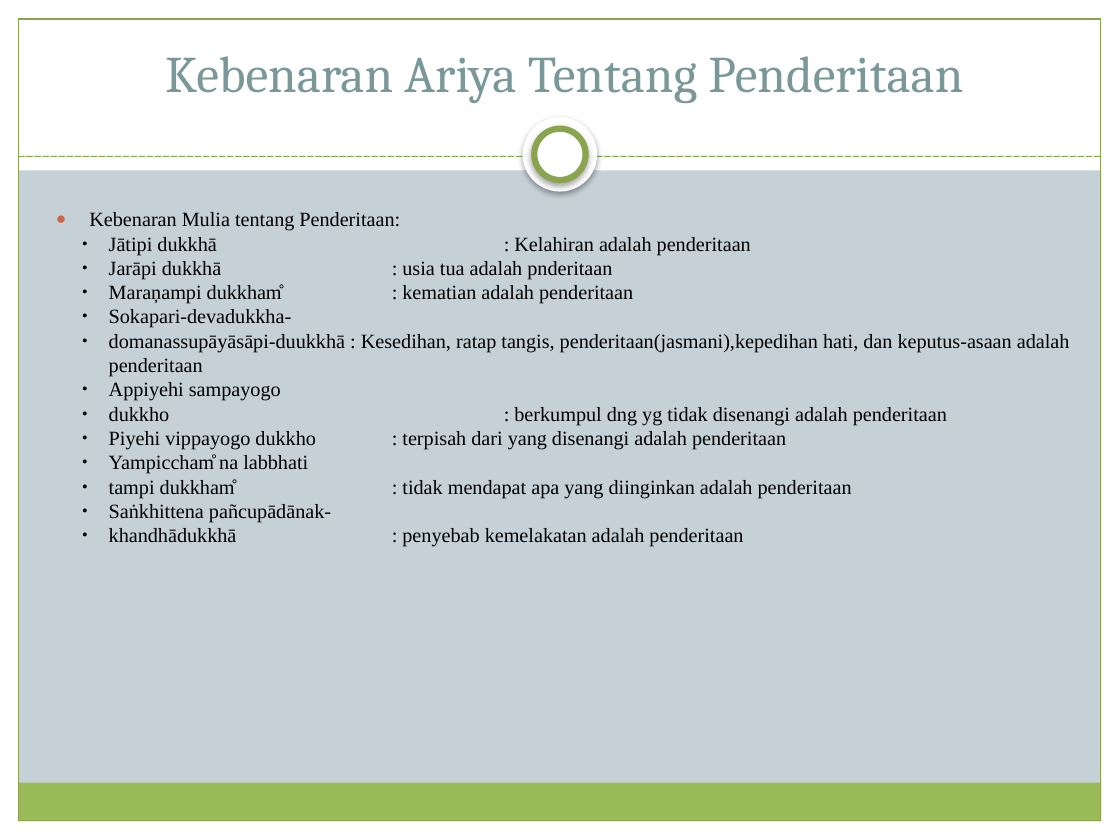
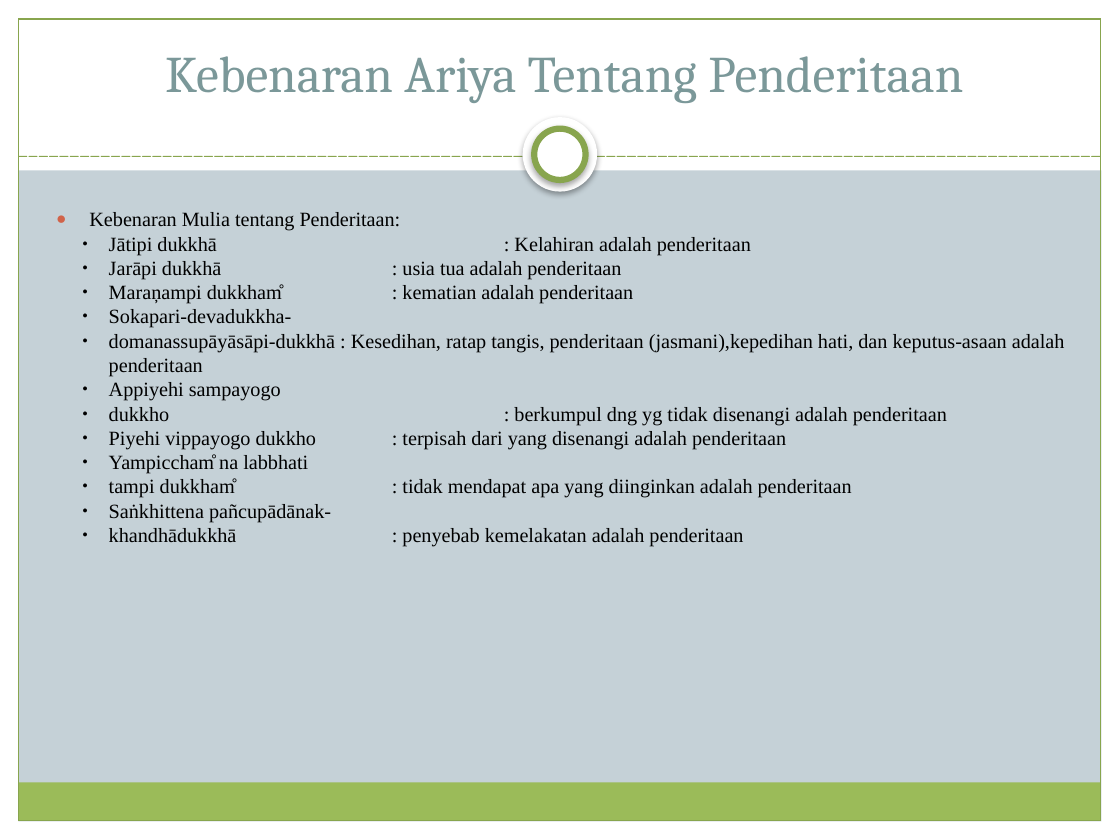
Before and after one commit to Galang23/galang23.github.io, a slide deck: slide 3 of tugas-sekolah/Agama/Khotbah Pertama.pptx (slide 4 before the commit). Drawn at 1120x840 pixels with LibreOffice and Linux fonts; fonts in the diff are those of the drawing. Boxes give left, top, right and bottom in pixels: in the first picture for what was removed or moved away, otherwise in the second. Text is boxed around its words. In the diff, an @@ line names an element or a change of style, - is before the commit and + after.

```diff
--- a/tugas-sekolah/Agama/Khotbah Pertama.pptx
+++ b/tugas-sekolah/Agama/Khotbah Pertama.pptx
@@ text at [109,261,621,279]: text changed @@
-  ● Jarāpi dukkhā : usia tua adalah pnderitaan
+  ● Jarāpi dukkhā : usia tua adalah penderitaan
@@ text at [109,309,1065,425]: text changed @@
-  ● Sokapari-devadukkha-
-    domanassupāyāsāpi-duukkhā : Kesedihan, ratap tangis, penderitaan(jasmani),kepedihan hati, dan keputus-asaan adalah penderitaan
-  ● Appiyehi sampayogo
-    dukkho : berkumpul dng yg tidak disenangi adalah penderitaan
+  ● Sokapari-devadukkha-
+  ● domanassupāyāsāpi-dukkhā : Kesedihan, ratap tangis, penderitaan (jasmani),kepedihan hati, dan keputus-asaan adalah penderitaan
+  ● Appiyehi sampayogo
+  ● dukkho : berkumpul dng yg tidak disenangi adalah penderitaan
@@ text at [109,454,852,547]: text changed @@
-  ● Yampiccham̊ na labbhati
-    tampi dukkham̊ : tidak mendapat apa yang diinginkan adalah penderitaan
-  ● Saṅkhittena pañcupādānak-
-    khandhādukkhā : penyebab kemelakatan adalah penderitaan
+  ● Yampiccham̊ na labbhati
+  ● tampi dukkham̊ : tidak mendapat apa yang diinginkan adalah penderitaan
+  ● Saṅkhittena pañcupādānak-
+  ● khandhādukkhā : penyebab kemelakatan adalah penderitaan
```
Also in this commit, not shown: 2 other slides changed.
